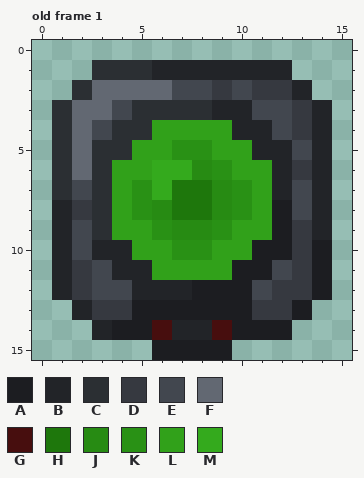
Pixel-art file, stored at ase_textures/attack_speed_augment.aseprite. Above is the file before it was changed.
16x16 pixels, 1 frame. Colours within 5 levels of each other are drawn and written as one. Shown: old frame 1. The commit also changed other frames, which this record leaves out.
Palette (. is transparent): A #1c1d21  B #222428  C #2b2f33  D #363940  E #42474f  F #626872  G #470e0e  H #1e770c  J #278b13  K #299115  L #31a11a  M #34aa1d
Pixels before, old frame 1, first column x 1:
 1 ..CCCBBBBBBB..
 2 .CFFFFEEDEDDB.
 3 CFFECCCCBBEEDB
 4 CFECCLLLLBBEDB
 5 CFCCLLKKLLBBEB
 6 CFCLLMMJKLLBDB
 7 CECLKMHHJKLBEB
 8 BDCLKJHHJKLAEB
 9 BECLLKJJKLLADB
10 BEBBLLKKLLAADA
11 BDEBBLLLLAAEDA
12 BDEEBBBAAAEDDA
13 .BDDAAAAAADDA.
14 ..BAAGBBGAAA..
15 .....AAAA.....
The same view after the edit:
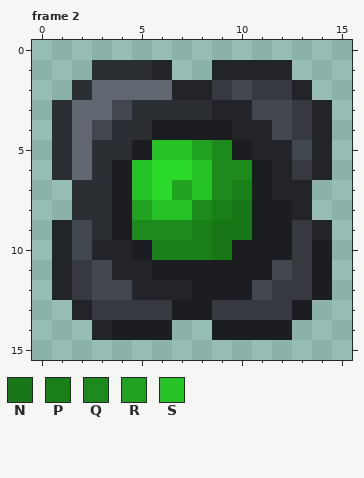
Colours new in this view: N #187818  P #198019  Q #1c8a1c  R #21a321  S #26c326
A new or re-ordered frame is compared with the old frame closest to it.
Diff:
frames 1 -> 5
colour M: #34aa1d -> #2bd92b
Changed rows in their new state; - is a pixel that keeps its letter.
Frame 2 is new; against old frame 1:
first column x 1:
 1 ------..------
 2 ------BB------
 4 -----AAAA-----
 5 ----ASSRQA----
 6 ---AS--SQQA---
 7 .C-AS-RSQPA-B.
 8 .C-ARSSQPNA-B.
 9 ---AQQQPNNA---
10 ----APPPNA----
11 -----AAAA-----
13 ----DD--DD----
14 -----A..A-----
15 -----....-----
Changed places in both pictures, as pixel boxes (x1, y1, x2, y2):
changed: (52, 60, 332, 360)
